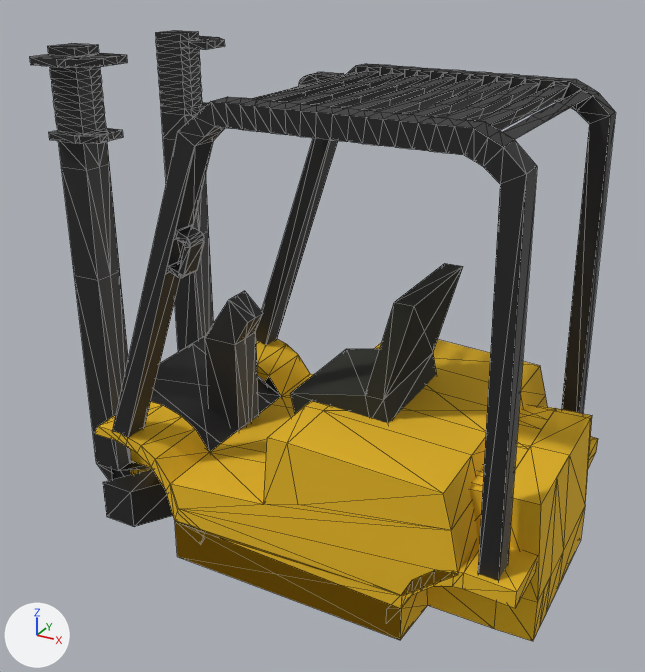
The glTF model assets/forklift-body.glb as it was, and as the next commit left it.
Camera for both pictures: a 50 mm lens placed at (4.53, -5.82, 4.4), pointed at (1.4, -0.12, 1.55). Every picture has the same lights, and +X, +Y and +Z are marked at lower left. Mesh edges are drawn as thin lines. Where no turn or scale is listed for an object, it has been applied to the vertices. Vertices at the same position are counted once.

Script lines for the objects in view, before the commit:
```python
me_cube_001 = bpy.data.meshes.new('Cube.001')
me_cube_001.from_pydata(...)  # 1224 vertices, 2561 faces; spans x -2.15..1.85, y -1.12..1.12, z -0.18..3.74
# faces by material slot: [2234, 289, 38]
me_cube_001.materials.append(mat_dark_metal)  # black #333333
me_cube_001.materials.append(mat_material_001)  # yellow #e7b71b
me_cube_001.materials.append(mat_wheel)  # black #24261d
ob_cube = bpy.data.objects.new('Cube', me_cube_001)
ob_cube.location = (1.589, 0.0, -0.039)
```
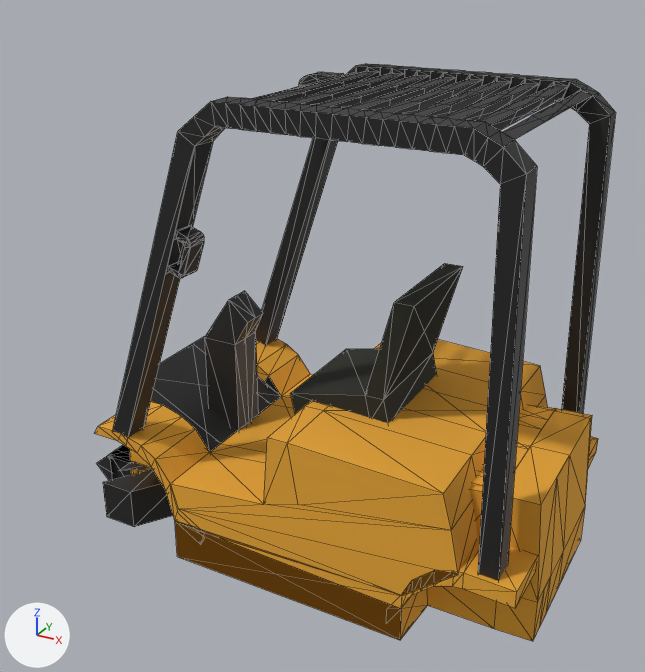
What differs and where, as boxes (x1, y1, x2, y2) in the pictures (645 x 672 px):
'Cube', reshaped (11% narrower)
    before: (29, 30, 616, 641)
    after: (94, 64, 616, 641)
part 1 of me_cube_001, deleted (black)
    before: (29, 30, 225, 471)

Diff of the bpy script that builds the scene:
```diff
--- a/assets/forklift-body.glb.py
+++ b/assets/forklift-body.glb.py
@@ me_cube_001 @@
 # used by ob_cube; location = (1.589, 0.0, -0.039)
-me_cube_001.from_pydata(...)  # 1224 vertices, 2561 faces; spans x -2.15..1.85, y -1.12..1.12, z -0.18..3.74
+me_cube_001.from_pydata(...)  # 960 vertices, 2013 faces; spans x -2.15..1.85, y -1.12..1.12, z -0.18..3.53
+# me_cube_001 part 1
+# 264 vertices are removed from x -2.15..-1.62, y -0.94..0.94, z 1.96..3.74
+# 548 faces are deleted
 me_cube_001.materials.append(mat_dark_metal)
```
